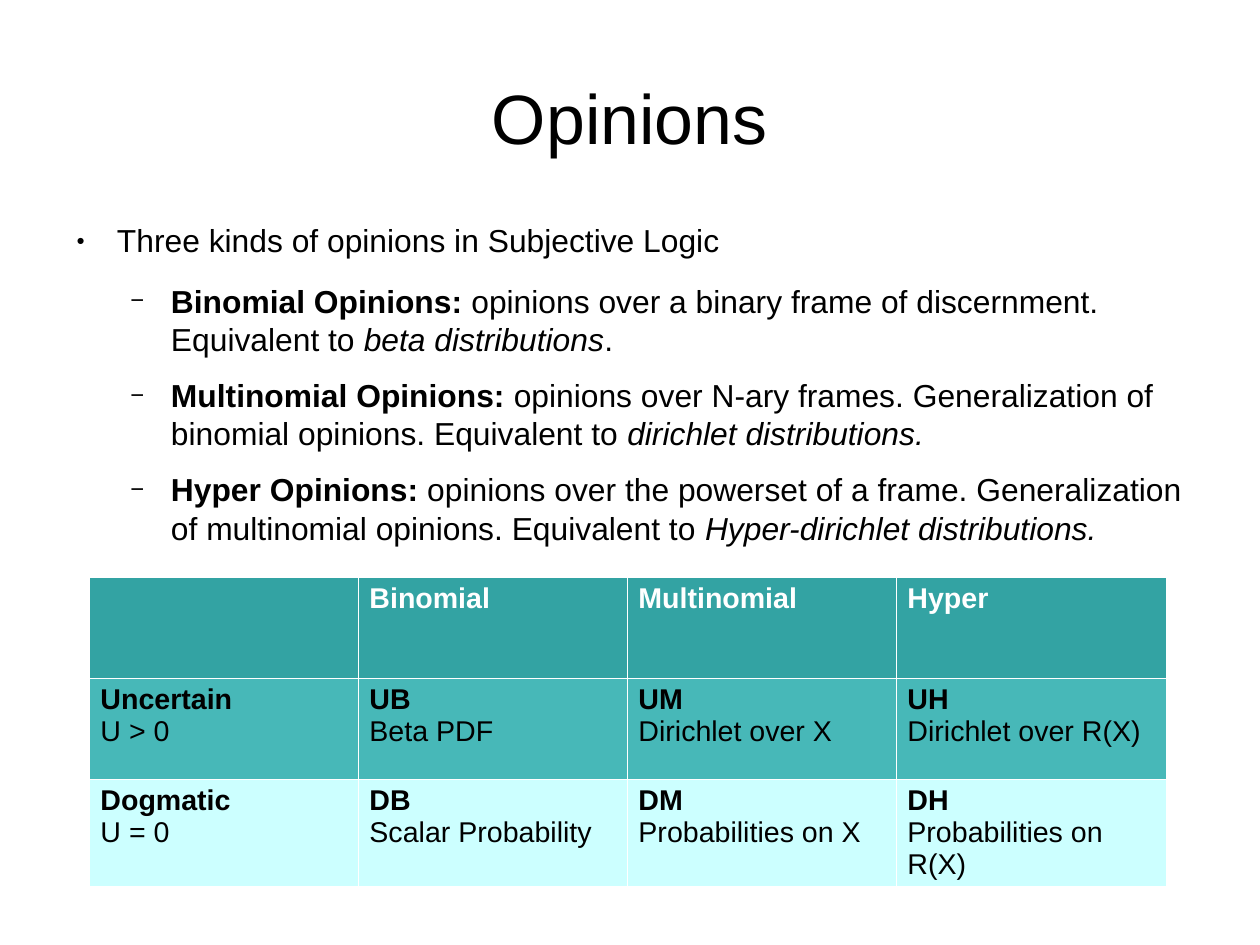
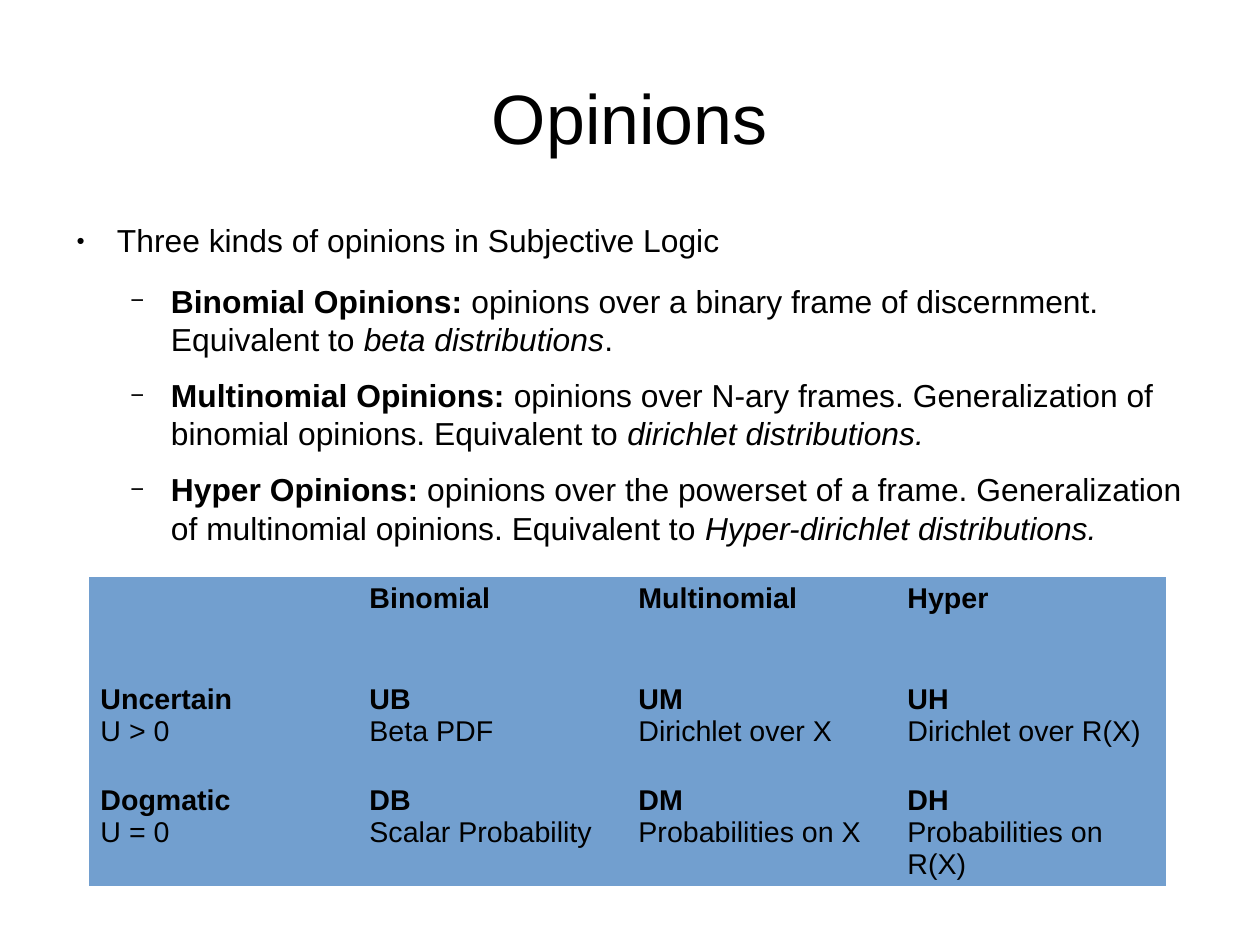
Before and after one commit to bstamour/SLHS, a slide deck: slide 15 of docs/proposal.odp. Drawn at 1260x945 pixels with LibreOffice and Linux fonts; fonts in the diff are those of the drawing. Boxes give left, top, right and bottom in pixels: in the first picture for what was removed or moved away, otherwise in the second. Text is boxed around its words. In the diff, an @@ line names an element or a change of style, - is before the commit and + after.

```diff
--- a/docs/proposal.odp
+++ b/docs/proposal.odp
@@ table at <box>89,577,1165,886</box> @@
@@ fill #33A3A3 to #729FCF in row 1 @@
@@ fill #47B8B8 to #729FCF in row 2 @@
@@ fill #CCFFFF to #729FCF in row 3 @@
@@ text colour #FFFFFF to #000000 in "Binomial", "Multinomial", "Hyper" @@
@@ borders changed @@
```
Also in this commit, not shown: 5 other slides changed, 1 slide added, 16 other files.
